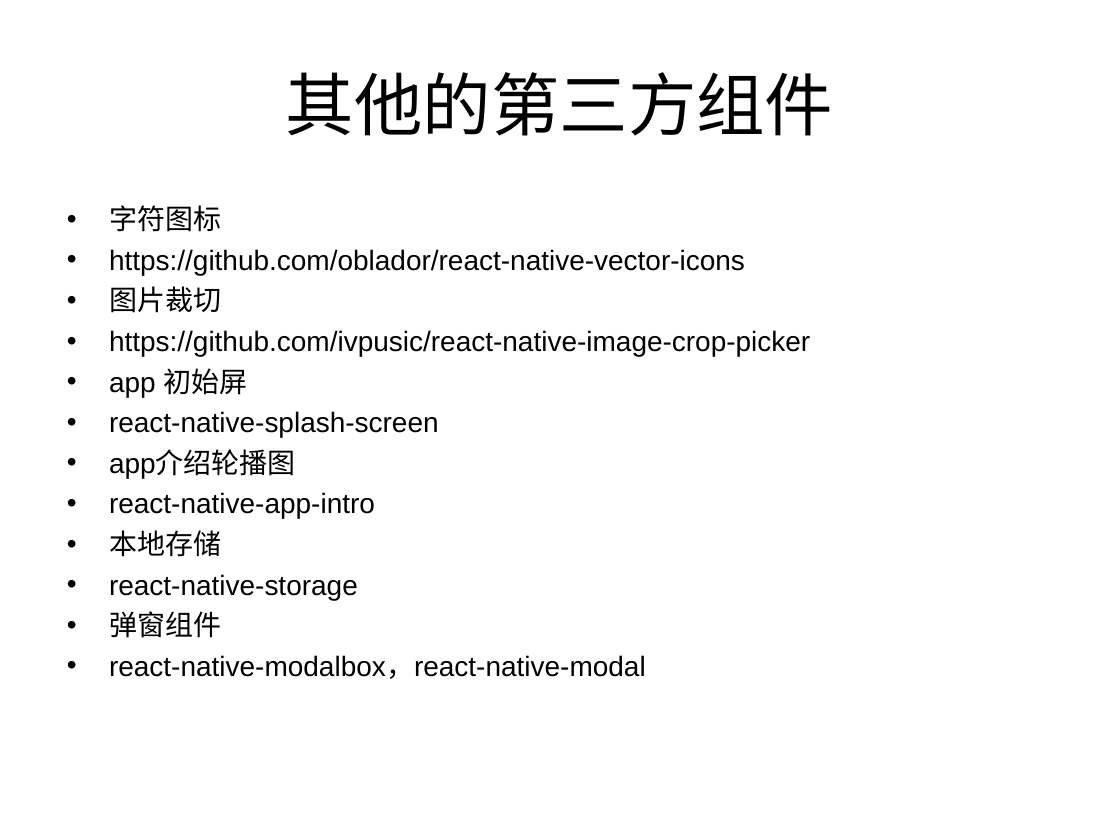
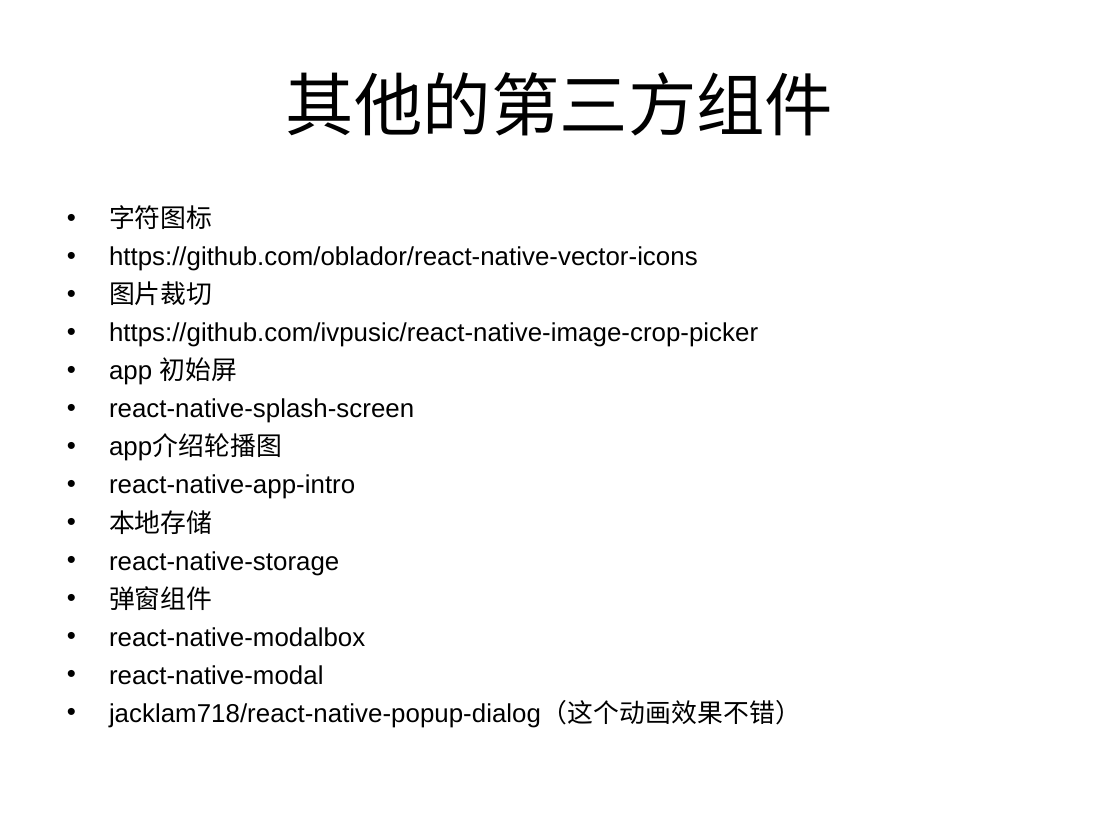
Before and after one commit to ilovezy/rnDemo, a slide deck: slide 10 of React-native 介绍.ppt. Drawn at 1120x840 pixels with LibreOffice and Linux fonts; fonts in the diff are those of the drawing. Boxes give left, top, right and bottom in pixels: in the first picture for what was removed or moved away, otherwise in the second. Text is boxed around its words. In the diff, an @@ line names an element or a change of style, - is before the commit and + after.

Commit message:
test dialog

```diff
--- a/React-native 介绍.ppt
+++ b/React-native 介绍.ppt
@@ text at (109, 205, 758, 610): size 18 to 16.6 pt in "字符图标", "https://github.com/oblador/react-native-vector-icons", "图片裁切", "https://github.com/ivpusic/react-native-image-crop-picker" and 7 more places @@
@@ text at (109, 627, 801, 728): text changed; size 18 to 16.6 pt @@
-• react-native-modalbox，react-native-modal
+• react-native-modalbox
+• react-native-modal
+• jacklam718/react-native-popup-dialog（这个动画效果不错）
```
Also in this commit, not shown: 3 other files.
